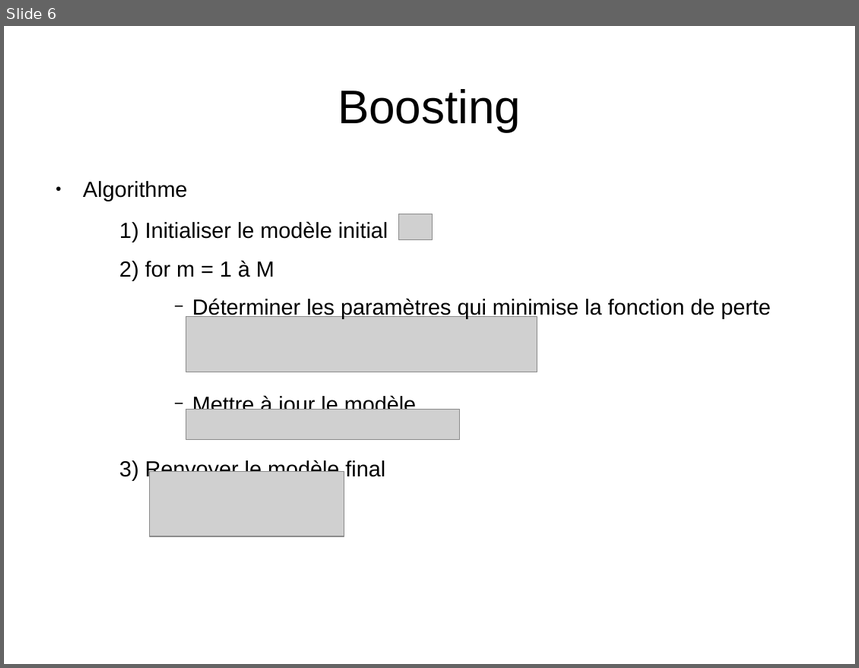
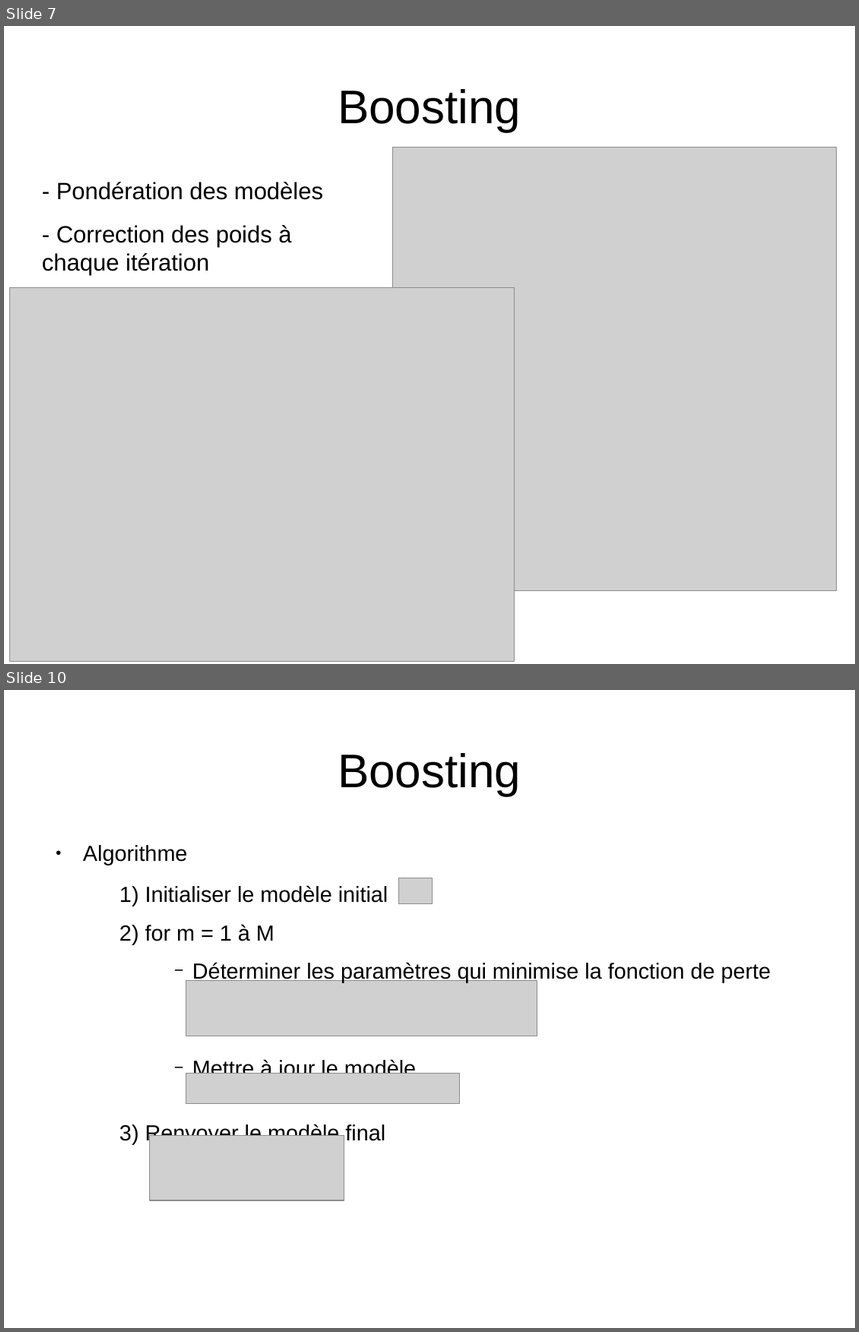
Before and after one commit to kad15/GBM, a slide deck: GBM_kad.odp. Shown one above the other, each under a label of ours: slide 6 before the commit, slides 7 and 10 after it; the slides between them are not shown. The pictures are 859x668 and 859x1332 pixels, drawn with LibreOffice and Linux fonts; fonts in the diff are those of the drawing; grey boxes stand for pictures; background and template pictures are left out. Boxes give left, top, right and bottom in pixels: in the first picture for what was removed or moved away, otherwise in the second. Text is boxed around its words. In the diff, an @@ line names an element or a change of style, - is before the commit and + after.

```diff
--- a/GBM_kad.odp
+++ b/GBM_kad.odp
@@ slide 7 added at (x1=4, y1=26, x2=855, y2=664), background #FFFFFF @@
@@ title added at (x1=338, y1=89, x2=521, y2=132), 44 pt, text #000000 @@
+Boosting
@@ picture added at (x1=393, y1=148, x2=838, y2=591) @@
@@ text added at (x1=42, y1=182, x2=323, y2=275), 22 pt, text #000000 @@
+- Pondération des modèles
+- Correction des poids à chaque itération
@@ picture added at (x1=10, y1=288, x2=515, y2=661) @@
@@ what was slide 6 is now slide 10 @@
```
Also in this commit, not shown: 3 slides changed, 3 other slides added.
